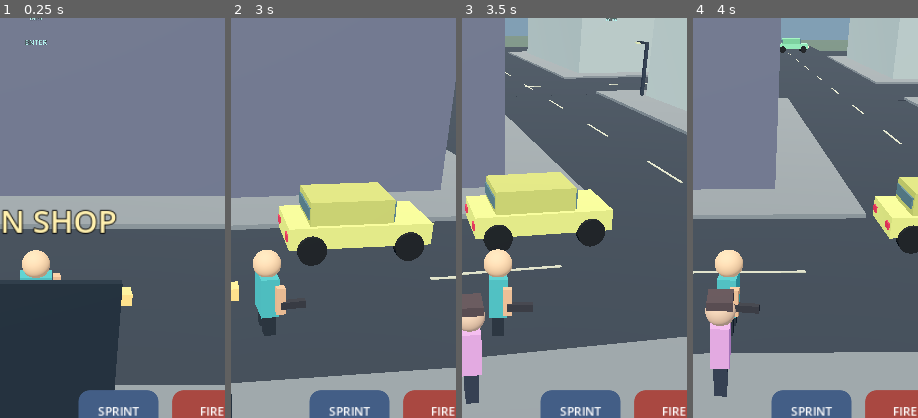
Above: before the commit, frames 1-4 (left to right).
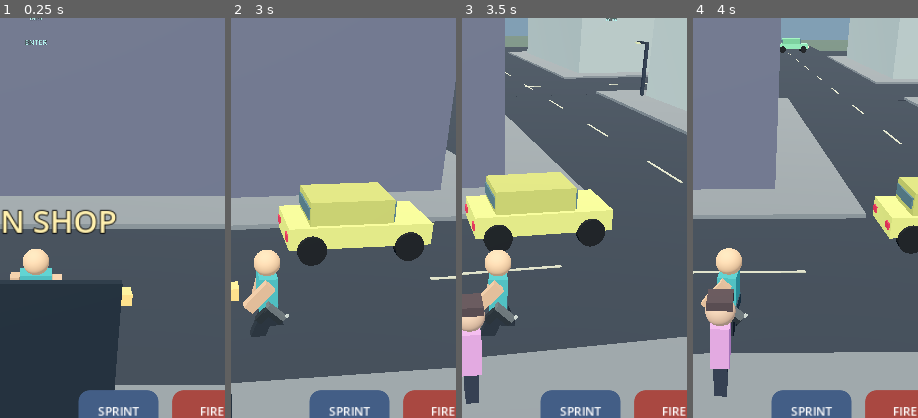
Above: after the commit, the same moments.

Repository: shejklgaia-png/Gt_a_like_game
Game: Godot game, scene res://scenes/main.tscn
Two runs of this game, one before a commit and one after it. Both use one fixed random seed, a clock stepped at 60 frames per second and the inputs below.
Inputs (mouse positions are % of the whole screen's width and height, from its top left):
- Up to frame 1 (0.25 s): no input
- Up to frame 2 (3 s): click "FIRE" at 0.5 s; click "ACTION" at 1.25 s; click "SPRINT" at 2 s; tap Enter at 2.75 s; move the mouse to (72, 45) at 2.77 s; hold D from 2.78 s (still down); hold Shift from 2.78 s (still down); click (72, 45) at 2.92 s
- Up to frame 3 (3.5 s): keep holding D; keep holding Shift; tap Space at 3.02 s
- Up to frame 4 (4 s): release D at 3.5 s; release Shift at 3.5 s; drag from (30, 55) to (45, 70) at 3.52 s
The pictures show only the part of the screen within x 42-92%, y 16-66%; the shares and areas given below are measured in that part.

The runs differ from the first frame. In frame 1, 0.4% of the frame differs, in the area x 4-28%, y 57-66%; in frame 2, 1.8%, in the area x 5-34%, y 58-80%; in frame 3, 1.4%; in frame 4, 0.7%.

Commit message:
Add articulated walking, varied gun models, carjacking and playable-character death animation

Diff:
--- a/scripts/hero.gd
+++ b/scripts/hero.gd
@@ -1,15 +1,38 @@
 extends CharacterBody3D
 class_name PocketHero
 
+signal damaged(points: float)
+signal died
+
 const Shapes = preload("res://scripts/shape_factory.gd")
+const GunModels = preload("res://scripts/gun_models.gd")
+
 var hp: float = 100.0
 var max_hp: float = 100.0
 var speed_walk: float = 7.0
 var speed_sprint: float = 12.0
 var body_visual: Node3D
+var arm_left: Node3D
+var arm_right: Node3D
+var leg_left: Node3D
+var leg_right: Node3D
+var gun_mount: Node3D
+var gun_model: Node3D
+var muzzle: Marker3D
+var move_amount: float = 0.0
+var stride_time: float = 0.0
+var recoil_amount: float = 0.0
+var pain_time: float = 0.0
+var death_time: float = 0.0
+var dead: bool = false
+var carjacking: bool = false
+var carjack_time: float = 0.0
+var weapon_kind: String = "Handgun"
+
 
 func _ready() -> void:
 	var hitbox := CollisionShape3D.new()
+	hitbox.name = "CollisionShape3D"
 	var capsule := CapsuleShape3D.new()
 	capsule.radius = 0.38
 	capsule.height = 1.9
@@ -17,39 +40,132 @@
 	hitbox.position.y = 1.0
 	add_child(hitbox)
 	body_visual = Node3D.new()
+	body_visual.name = "Visual"
 	add_child(body_visual)
-	Shapes.box(body_visual, Vector3(0, 1.15, 0), Vector3(0.73, 0.95, 0.42), Color("#3b9da8"))
-	Shapes.ball(body_visual, Vector3(0, 1.86, 0), 0.32, Color("#e2b28e"))
-	Shapes.box(body_visual, Vector3(-0.24, 0.46, 0), Vector3(0.22, 0.88, 0.28), Color("#1d2835"))
-	Shapes.box(body_visual, Vector3(0.24, 0.46, 0), Vector3(0.22, 0.88, 0.28), Color("#1d2835"))
-	Shapes.box(body_visual, Vector3(0.48, 1.16, -0.20), Vector3(0.18, 0.65, 0.20), Color("#d49b7b"))
-	Shapes.box(body_visual, Vector3(0.53, 1.06, -0.48), Vector3(0.15, 0.17, 0.57), Color("#292d38"))
+	Shapes.box(body_visual, Vector3(0, 1.24, 0), Vector3(0.73, 0.86, 0.42), Color("#3b9da8"))
+	Shapes.ball(body_visual, Vector3(0, 1.92, 0), 0.30, Color("#e2b28e"))
+	Shapes.box(body_visual, Vector3(0, 0.88, -0.02), Vector3(0.69, 0.23, 0.43), Color("#273e4e"))
+	arm_left = limb(Vector3(-0.48, 1.56, 0.0), Vector3(0.21, 0.74, 0.27), Color("#c69b80"), -0.34)
+	arm_right = limb(Vector3(0.48, 1.56, 0.0), Vector3(0.21, 0.74, 0.27), Color("#c69b80"), -0.34)
+	leg_left = limb(Vector3(-0.23, 0.86, 0.0), Vector3(0.26, 0.87, 0.32), Color("#1d2835"), -0.42)
+	leg_right = limb(Vector3(0.23, 0.86, 0.0), Vector3(0.26, 0.87, 0.32), Color("#1d2835"), -0.42)
+	gun_mount = Node3D.new()
+	gun_mount.position = Vector3(0.0, -0.52, -0.33)
+	arm_right.add_child(gun_mount)
+	equip_weapon(weapon_kind)
+
+
+func limb(at: Vector3, size: Vector3, tint: Color, offset: float) -> Node3D:
+	var pivot := Node3D.new()
+	pivot.position = at
+	body_visual.add_child(pivot)
+	Shapes.box(pivot, Vector3(0, offset, 0), size, tint)
+	return pivot
+
+
+func equip_weapon(kind: String) -> void:
+	weapon_kind = kind
+	if is_instance_valid(gun_model):
+		gun_model.queue_free()
+	gun_model = GunModels.build(gun_mount, kind)
+	muzzle = gun_model.get_node("Muzzle") as Marker3D
+
+
+func face_direction(dir: Vector3, delta: float = 1.0) -> void:
+	if dir.length_squared() <= 0.01:
+		return
+	var yaw := atan2(-dir.x, -dir.z)
+	body_visual.rotation.y = lerp_angle(body_visual.rotation.y, yaw - rotation.y, clampf(delta * 13.0, 0.0, 1.0))
 
 
 func walk(input: Vector2, sprint: bool, camera: Camera3D, delta: float) -> void:
+	if dead or carjacking:
+		velocity = Vector3.ZERO
+		move_amount = 0.0
+		return
 	var right := camera.global_transform.basis.x
 	var forward := -camera.global_transform.basis.z
 	right.y = 0.0
 	forward.y = 0.0
-	right = right.normalized()
-	forward = forward.normalized()
-	var dir := (right * input.x + forward * -input.y).normalized()
+	var dir := (right.normalized() * input.x + forward.normalized() * -input.y).normalized()
 	var desired_speed := speed_sprint if sprint else speed_walk
 	velocity.x = dir.x * desired_speed
 	velocity.z = dir.z * desired_speed
-	if not is_on_floor():
-		velocity.y -= 19.6 * delta
+	velocity.y = -0.5 if is_on_floor() else velocity.y - 19.6 * delta
+	move_and_slide()
+	move_amount = move_toward(move_amount, minf(input.length(), 1.0), delta * 7.0)
+	if dir.length_squared() > 0.02:
+		face_direction(dir, delta)
+
+
+func _process(delta: float) -> void:
+	pain_time = maxf(0.0, pain_time - delta)
+	recoil_amount = move_toward(recoil_amount, 0.0, delta * 5.5)
+	if dead:
+		death_time += delta
+		body_visual.rotation.z = lerp_angle(body_visual.rotation.z, -PI * 0.45, delta * 3.4)
+		body_visual.rotation.x = lerp_angle(body_visual.rotation.x, -PI * 0.46, delta * 3.5)
+		body_visual.position.y = -minf(death_time * 0.32, 0.36)
+		arm_left.rotation.x = 0.1
+		arm_right.rotation.x = 0.3
+		leg_left.rotation.x = 0.12
+		leg_right.rotation.x = -0.25
+		return
+	var target_walk := move_amount
+	if carjacking:
+		carjack_time += delta
+		target_walk = 0.0
+	stride_time += delta * (13.5 if move_amount > 0.05 else 2.0)
+	var step := sin(stride_time) * target_walk
+	leg_left.rotation.x = lerpf(leg_left.rotation.x, step * 0.58, delta * 10.0)
+	leg_right.rotation.x = lerpf(leg_right.rotation.x, -step * 0.58, delta * 10.0)
+	arm_left.rotation.x = lerpf(arm_left.rotation.x, -step * 0.4, delta * 9.0)
+	var arm_pose := -0.68 - step * 0.10 - recoil_amount * 0.52
+	if carjacking:
+		arm_pose = -1.5 - sin(minf(carjack_time / 0.7, 1.0) * PI) * 0.6
+		body_visual.rotation.z = lerpf(body_visual.rotation.z, -0.17, delta * 11.0)
 	else:
-		velocity.y = -0.5
-	move_and_slide()
-	if dir.length_squared() > 0.02:
-		var yaw := atan2(-dir.x, -dir.z)
-		body_visual.rotation.y = lerp_angle(body_visual.rotation.y, yaw - rotation.y, minf(1.0, delta * 10.0))
+		body_visual.rotation.z = lerpf(body_visual.rotation.z, (0.04 if pain_time > 0 else 0.0), delta * 9.0)
+	arm_right.rotation.x = lerpf(arm_right.rotation.x, arm_pose, delta * 15.0)
+	body_visual.position.y = sin(stride_time * 2.0) * 0.045 * target_walk
+	gun_mount.rotation.x = -recoil_amount * 0.22
+
+
+func kick_recoil(value: float) -> void:
+	recoil_amount = clampf(recoil_amount + value, 0.0, 1.0)
+
+
+func start_carjack() -> void:
+	carjacking = true
+	carjack_time = 0.0
+	move_amount = 0.0
+	velocity = Vector3.ZERO
+
+
+func stop_carjack() -> void:
+	carjacking = false
+	body_visual.rotation.z = 0.0
+	carjack_time = 0.0
 
 
 func hurt(points: float) -> void:
+	if dead:
+		return
 	hp = maxf(0.0, hp - points)
+	pain_time = 0.32
+	damaged.emit(points)
+	if hp <= 0.0:
+		dead = true
+		death_time = 0.0
+		velocity = Vector3.ZERO
+		died.emit()
 
 
 func reset_health() -> void:
 	hp = max_hp
+	dead = false
+	death_time = 0.0
+	body_visual.rotation.x = 0.0
+	body_visual.rotation.z = 0.0
+	body_visual.position.y = 0.0
+	carjacking = false
